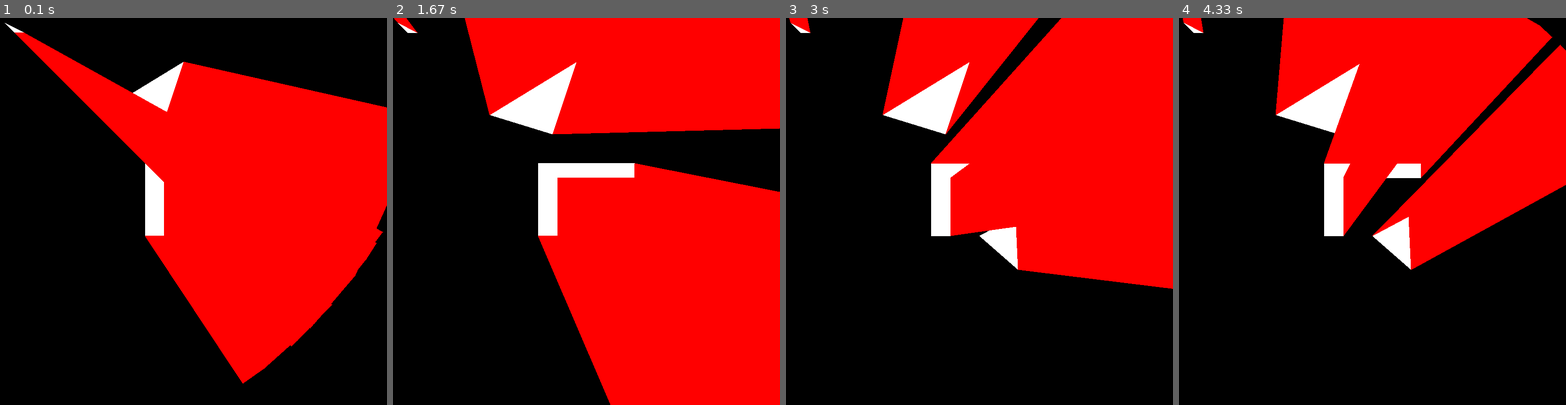
Above: before the commit, frames 1-4 (left to right).
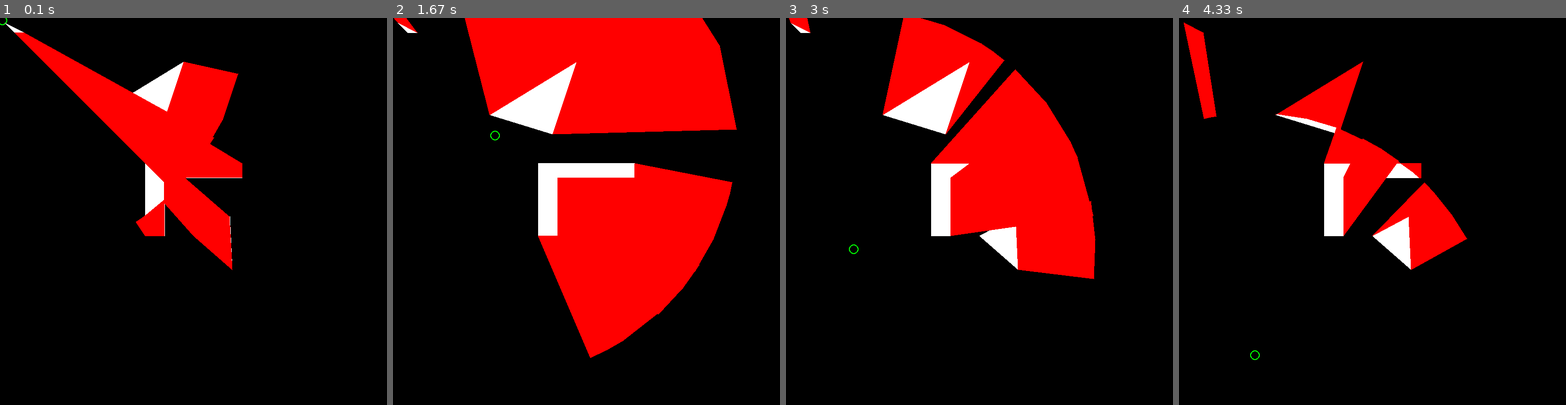
Above: after the commit, the same moments.

Repository: goteguru/gyakorlatok-python
Game: pygame game, started from pygame-test/shadow-test.py
Same seed, same stepped clock (60 frames per second), same inputs: the game is played once before the commit and once after it.
Inputs (mouse positions are in pixels of both pictures, inside the frame that each line leads up to):
- Up to frame 1 (0.1 s): no input
- Up to frame 2 (1.67 s): click (586, 211) at 0.38 s; click (625, 296) at 0.72 s; click (729, 346) at 1.05 s; click (493, 134) at 1.38 s
- Up to frame 3 (3 s): click (979, 257) at 1.72 s; click (925, 130) at 2.05 s; click (1114, 312) at 2.38 s; click (855, 250) at 2.72 s
- Up to frame 4 (4.33 s): click (1260, 137) at 3.05 s; click (1279, 281) at 3.38 s; click (1511, 300) at 3.72 s; click (1256, 354) at 4.05 s

The runs differ from the first frame. In frame 1, 29% of the frame differs, in the area x 0-100%, y 0-95%; in frame 2, 21%; in frame 3, 20%; in frame 4, 29%, in the area x 1-100%, y 0-89%.

Commit message:
fan shadow added

Diff:
--- a/pygame-test/shadow-test.py
+++ b/pygame-test/shadow-test.py
@@ -48,12 +48,11 @@
     ### draw shadows
     shadows.fill((0, 0, 0, 0))
     for p in polygons:
-        for t in trapezok(p, light, 900 ):
+        for t in trapezok(p, light, 500 ):
             pygame.draw.polygon(shadows, (255,0,0,255), t, 0)
 
+    screen.blit(polysurf, (0,0))
     pygame.draw.circle(screen, (0,255,0), light, 10, 2)
-
-    screen.blit(polysurf, (0,0))
     screen.blit(shadows, (0,0))
     pygame.display.flip()
     clock.tick(50)
--- a/pygame-test/shadow.py
+++ b/pygame-test/shadow.py
@@ -44,7 +44,8 @@
         a1, a2 = pp1[0], pp2[0]
         l = a2 - a1
         if (l>0 and l<math.pi) or l<-math.pi: # látható
-            tpoly = ((a1,maxlight), pp1, pp2, (a2,maxlight))
+            middle = (a1+a2)/2 if l>-math.pi else (a1+a2)/2+math.pi
+            tpoly = (pp1, pp2, (a2,maxlight), (middle, maxlight), (a1,maxlight) )
             tdek = list(from_polar(center, p) for p in tpoly)
             quads.append(tdek)
     return(quads)
